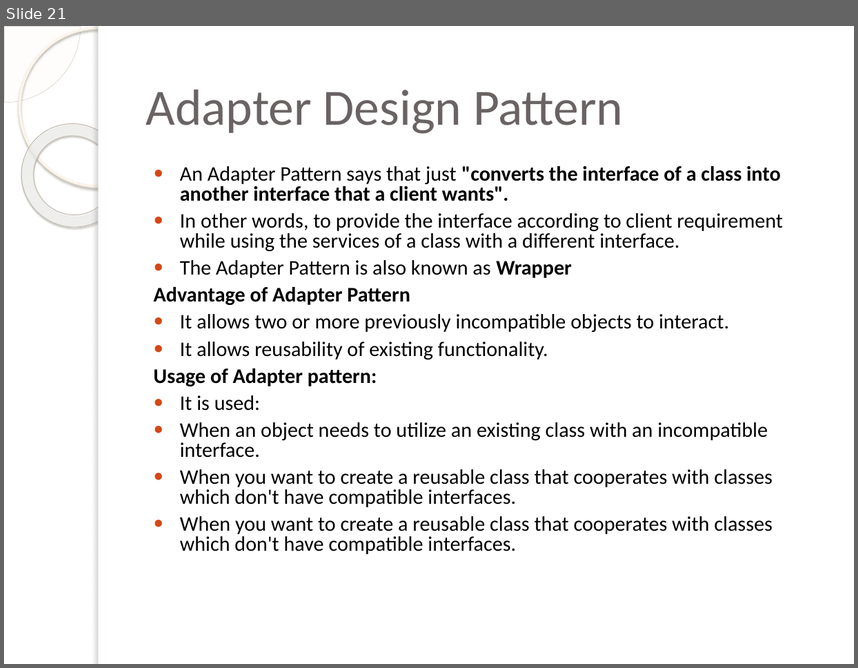
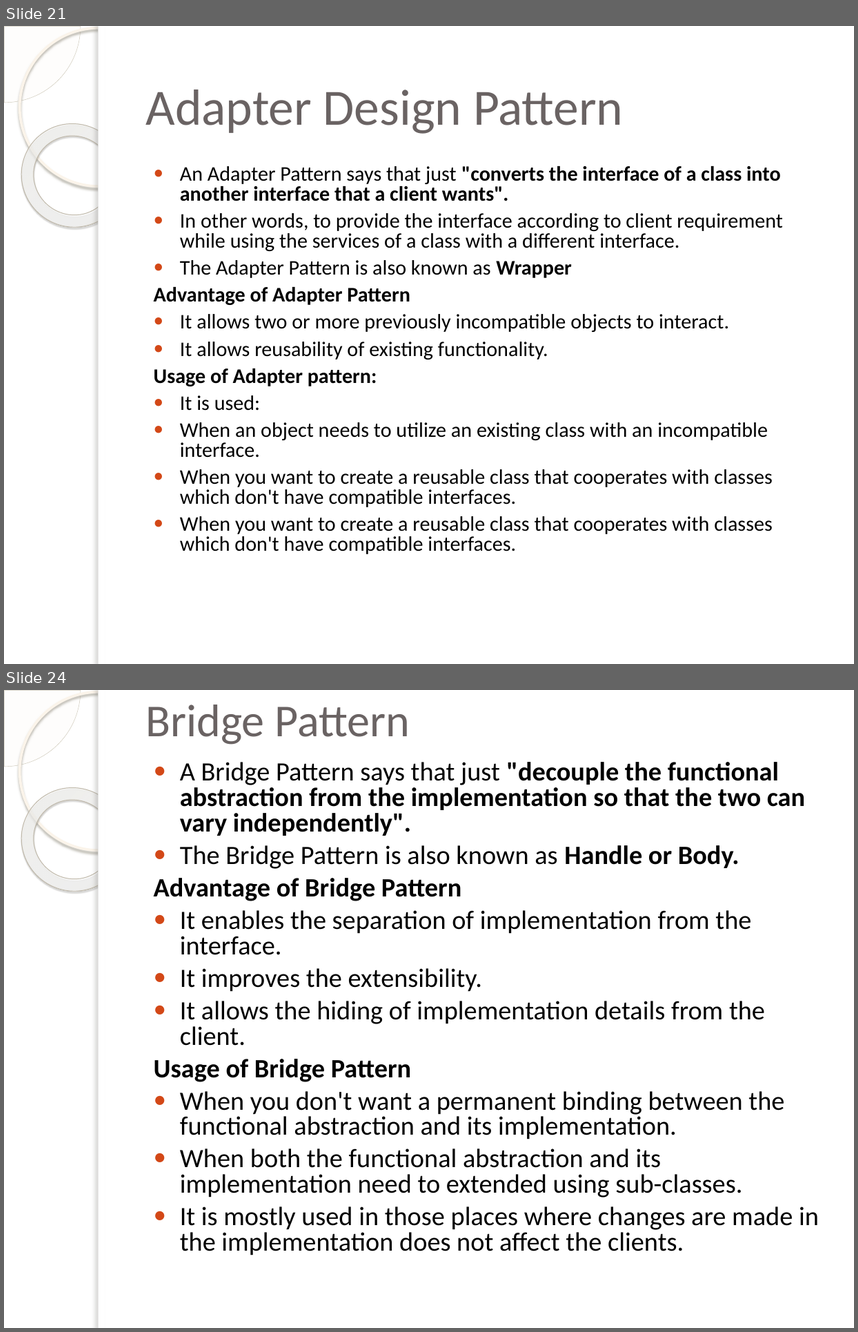
Before and after one commit to pratyusbharimalla/designpattern, a slide deck: design pattern.pptx. Shown one above the other, each under a label of ours: slide 21 before the commit, slides 21 and 24 after it; the slides between them are not shown. The pictures are 858x668 and 858x1332 pixels, drawn with LibreOffice and Linux fonts; fonts in the diff are those of the drawing; background and template pictures are left out. Boxes give left, top, right and bottom in pixels: in the first picture for what was removed or moved away, otherwise in the second. Text is boxed around its words. In the diff, an @@ line names an element or a change of style, - is before the commit and + after.

Commit message:
design pattern update

```diff
--- a/design pattern.pptx
+++ b/design pattern.pptx
@@ slide 24 added at [4, 690, 854, 1328], background picture (left out); not listed: 5 template elements that a slide beside it also shows @@
@@ title added at [146, 704, 410, 745], 38.7 pt, text #6A6363 @@
+Bridge Pattern
@@ text added at [154, 762, 819, 1255], 22.4 pt, text #000000 @@
+● A Bridge Pattern says that just "decouple the functional abstraction from the implementation so that the two can vary independently".
+● The Bridge Pattern is also known as Handle or Body.
+Advantage of Bridge Pattern
+● It enables the separation of implementation from the interface.
+● It improves the extensibility.
+● It allows the hiding of implementation details from the client.
+Usage of Bridge Pattern
+● When you don't want a permanent binding between the functional abstraction and its implementation.
+● When both the functional abstraction and its implementation need to extended using sub-classes.
+● It is mostly used in those places where changes are made in the implementation does not affect the clients.
```
Also in this commit, not shown: 4 slides changed, 11 other slides added, 1 slide removed.
